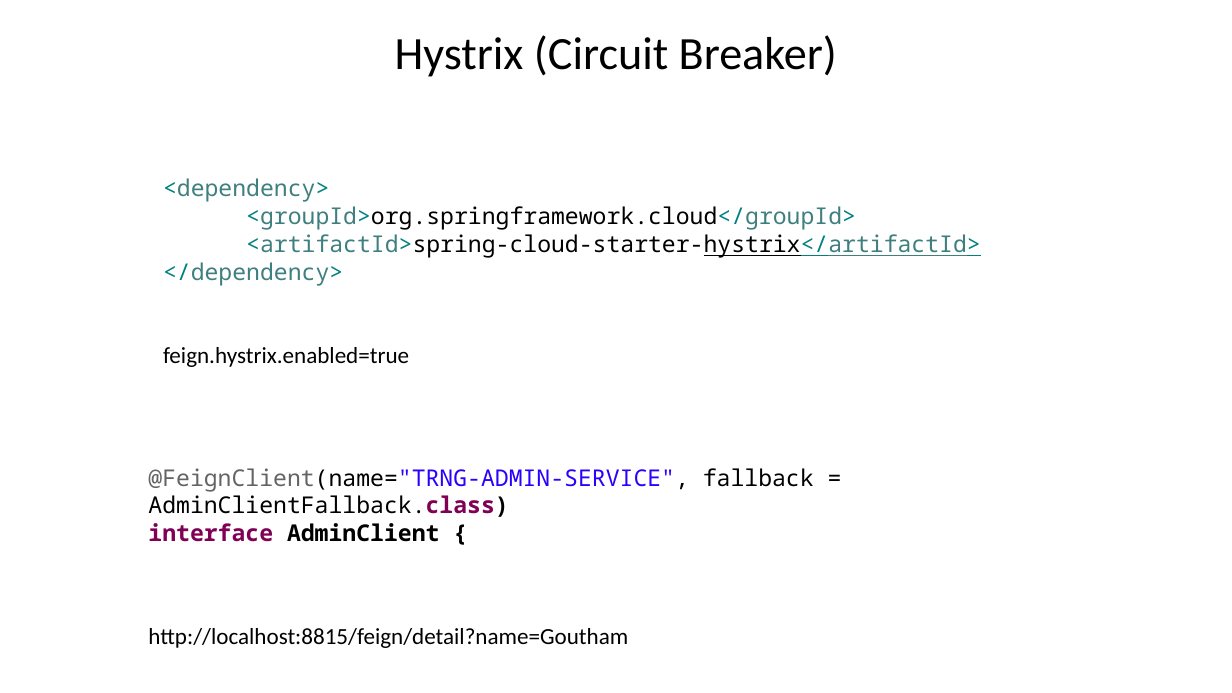
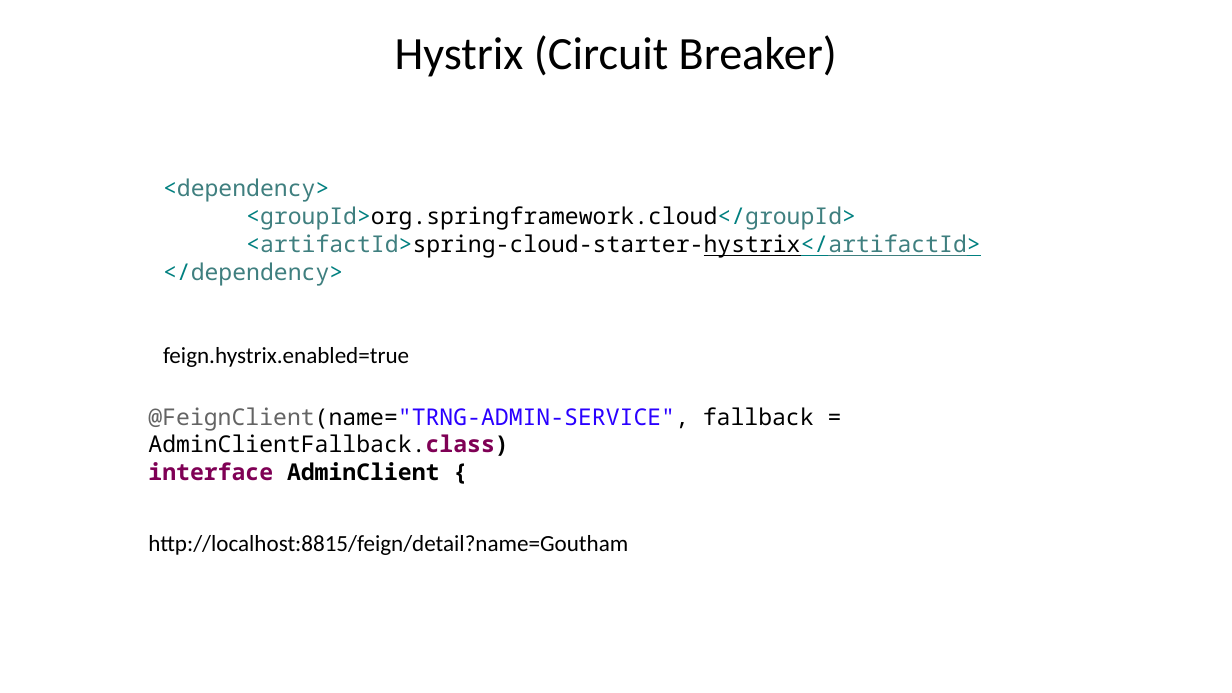
Before and after one commit to GouthamKoushik/CTLMicroTraining, a slide deck: slide 20 of slides/Microservices Workshop.pptx (slide 18 before the commit). Drawn at 1232x693 pixels with LibreOffice and Linux fonts; fonts in the diff are those of the drawing. Boxes give left, top, right and bottom in pixels: in the first picture for what was removed or moved away, otherwise in the second. Text is boxed around its words. In the diff, an @@ line names an element or a change of style, - is before the commit and + after.

```diff
--- a/slides/Microservices Workshop.pptx
+++ b/slides/Microservices Workshop.pptx
@@ text "@FeignClient(name="TRNG-ADMIN-SERVICE", fallback = AdminClie ...": place and size @@
-text "@FeignClient(name="TRNG-ADMIN-SERVICE", fallback = AdminClie ..." at box(148, 468, 814, 542)
+text "@FeignClient(name="TRNG-ADMIN-SERVICE", fallback = AdminClie ..." at box(148, 407, 814, 481)
@@ text "http://localhost:8815/feign/detail?name=Goutham": place and size @@
-text "http://localhost:8815/feign/detail?name=Goutham" at box(148, 628, 628, 648)
+text "http://localhost:8815/feign/detail?name=Goutham" at box(148, 535, 628, 555)
```
Also in this commit, not shown: 4 slides added.
